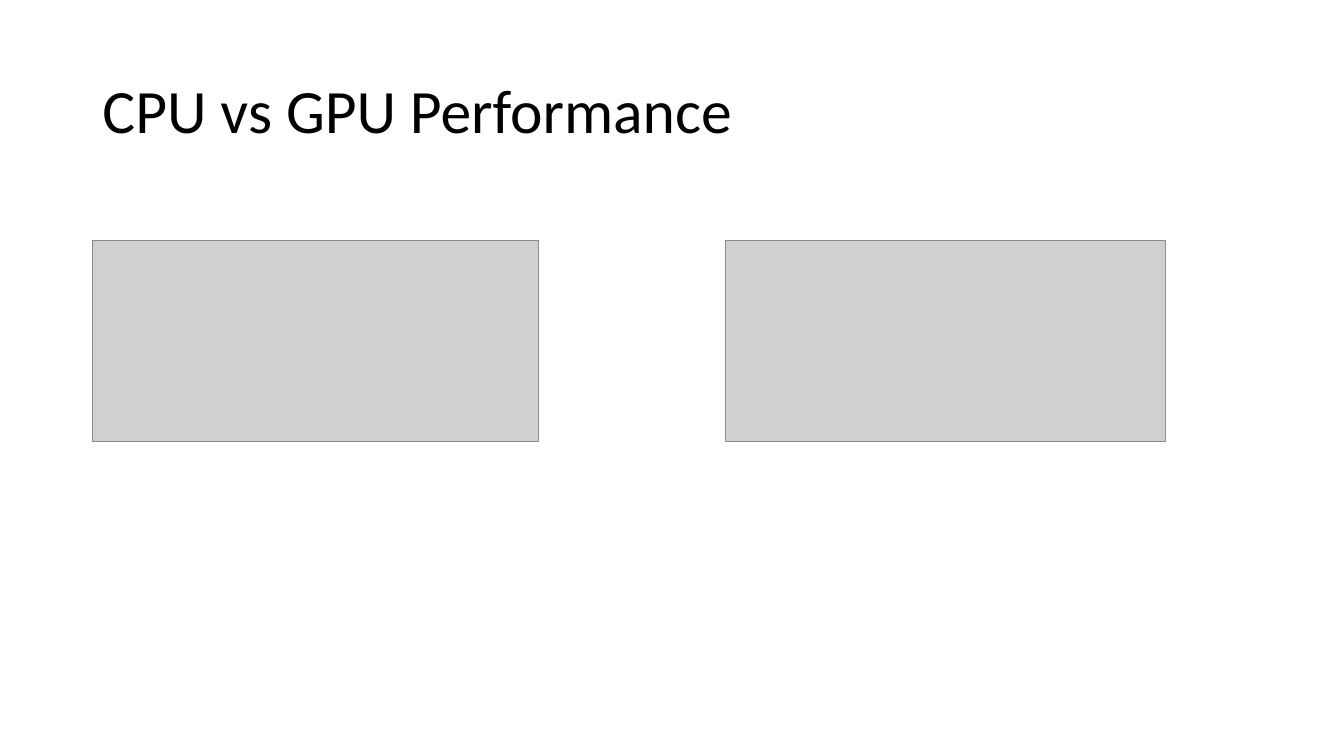
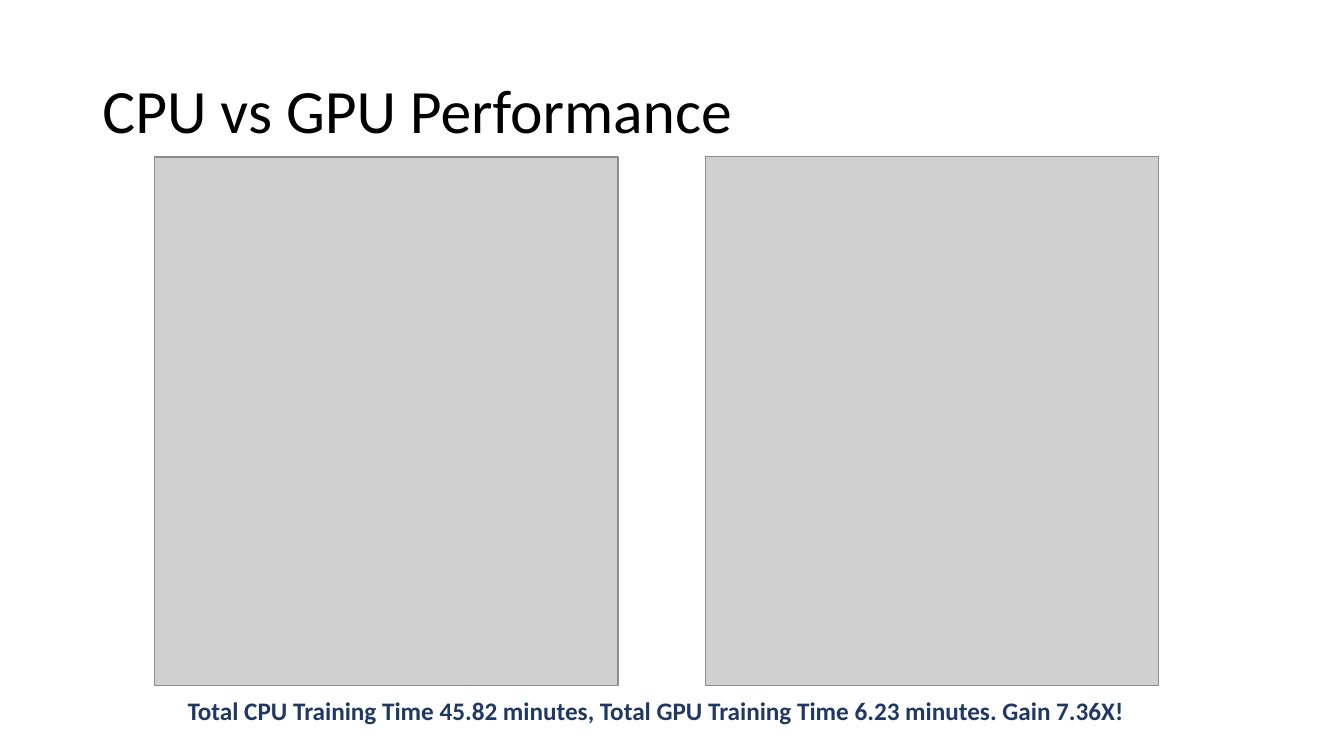
Before and after one commit to hakanegeli/CSX433.7, a slide deck: slide 8 of FinalProject/ProjectPresentation.pptx. Drawn at 1344x756 pixels with LibreOffice and Linux fonts; fonts in the diff are those of the drawing; grey boxes stand for pictures. Boxes give left, top, right and bottom in pixels: in the first picture for what was removed or moved away, otherwise in the second. Text is boxed around its words. In the diff, an @@ line names an element or a change of style, - is before the commit and + after.

Commit message:
added CPU and GPU full run time results

```diff
--- a/FinalProject/ProjectPresentation.pptx
+++ b/FinalProject/ProjectPresentation.pptx
@@ picture added at box(154, 157, 618, 686) @@
@@ picture added at box(705, 157, 1158, 686) @@
@@ picture removed at box(93, 240, 539, 442) @@
@@ picture removed at box(726, 240, 1166, 442) @@
@@ text added at box(188, 702, 1123, 725), 18 pt, text #203864, bold @@
+Total CPU Training Time 45.82 minutes, Total GPU Training Time 6.23 minutes. Gain 7.36X!
```
